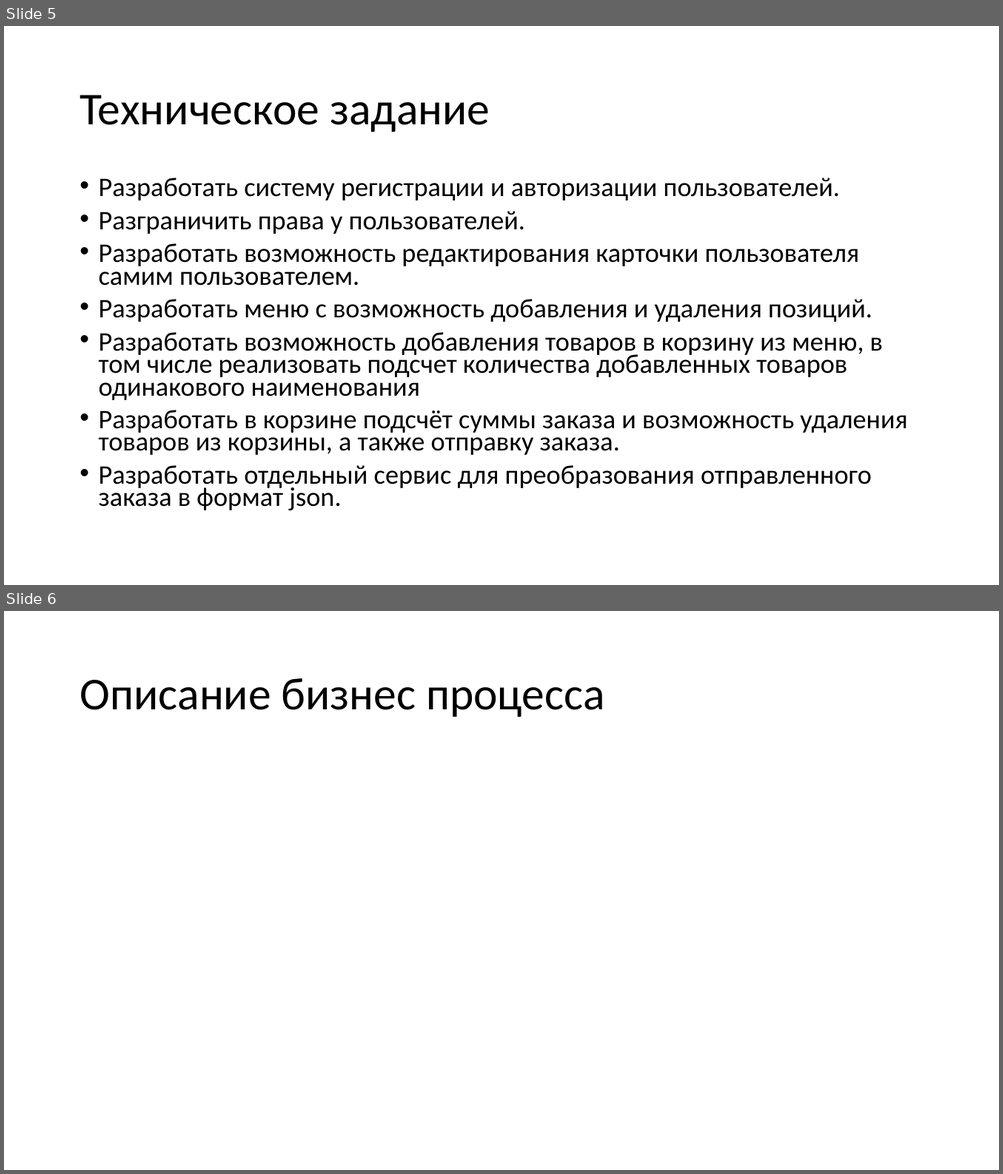
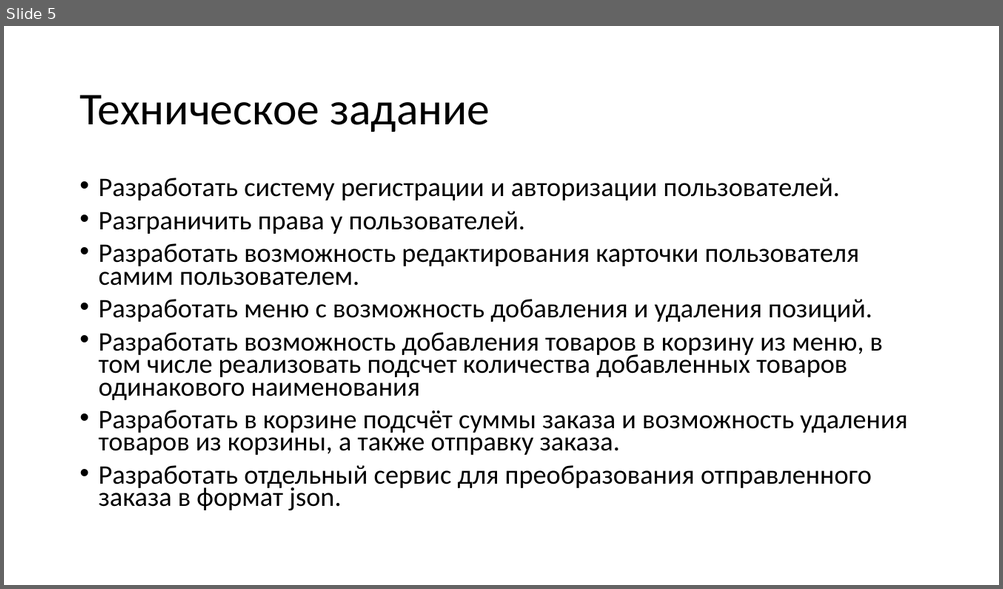
Before and after one commit to DEdKorolev/sushishop, a slide deck: Разработка cайта для магазина роллов и суши.pptx. Shown one above the other, each under a label of ours: slides 5 and 6 before the commit, slide 5 after it. The pictures are 1003x1174 and 1003x589 pixels, drawn with LibreOffice and Linux fonts; fonts in the diff are those of the drawing. Boxes give left, top, right and bottom in pixels: in the first picture for what was removed or moved away, otherwise in the second. Text is boxed around its words. In the diff, an @@ line names an element or a change of style, - is before the commit and + after.

```diff
--- a/Разработка cайта для магазина роллов и суши.pptx
+++ b/Разработка cайта для магазина роллов и суши.pptx
@@ slide 6 removed at (4,611,999,1170), background #FFFFFF @@
@@ title removed at (79,678,604,717) @@
-Описание бизнес процесса
```
Also in this commit, not shown: 6 other slides removed, 1 other file.
